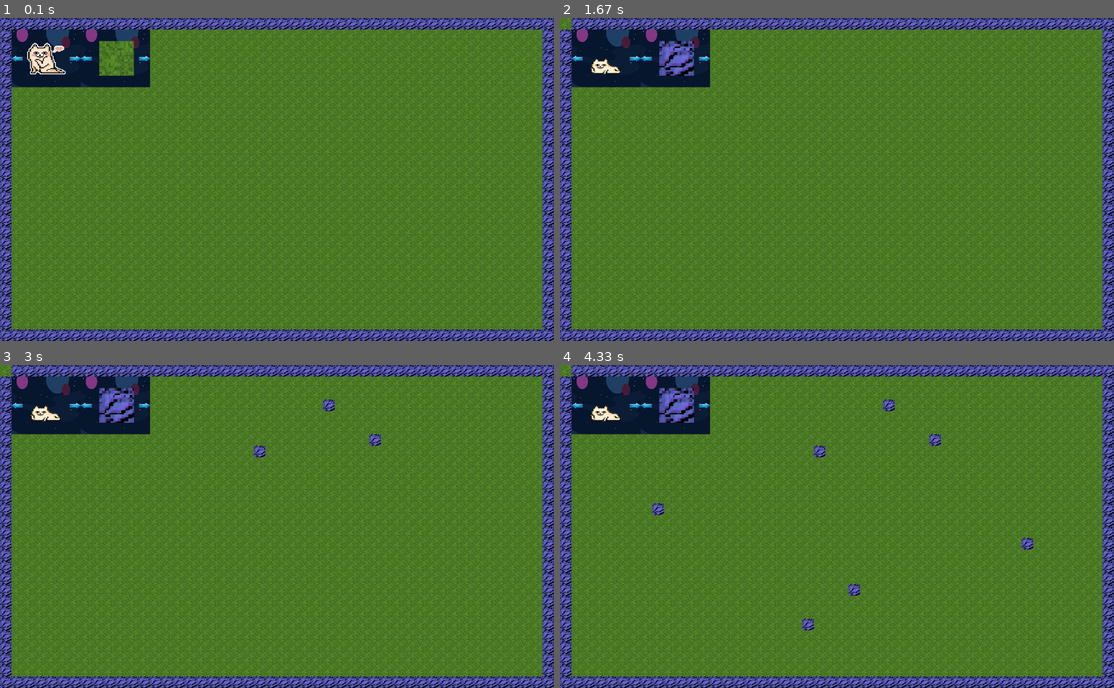
Above: before the commit, frames 1-4 (two rows, left to right).
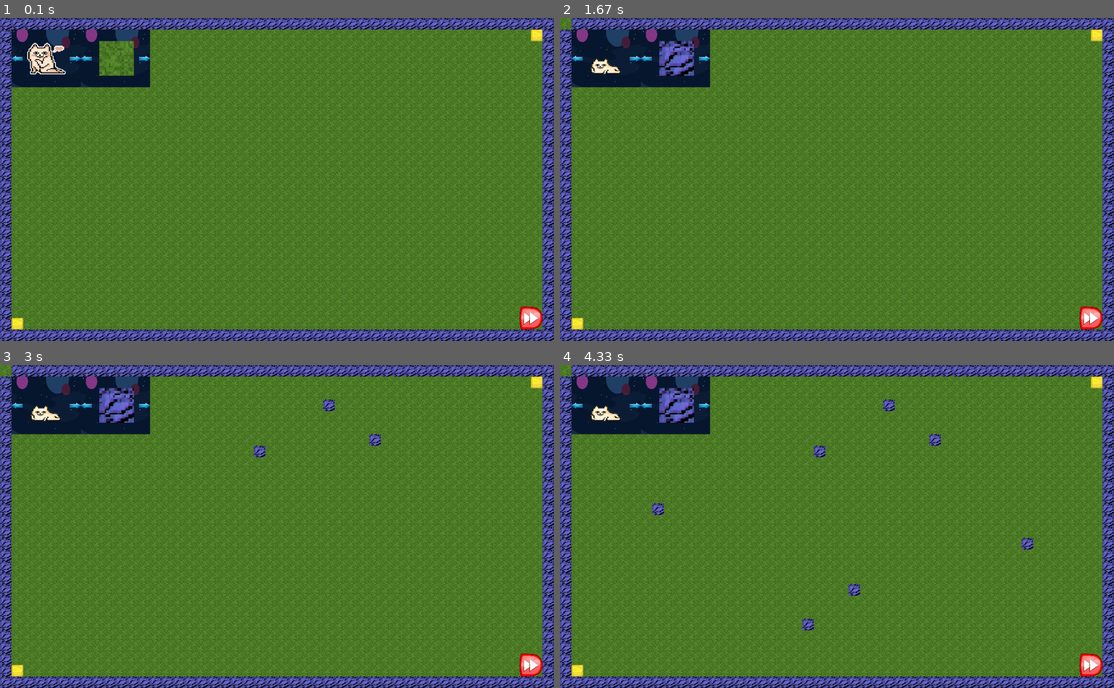
Above: after the commit, the same moments.

Repository: nataliadolina/pygame_project
Game: pygame game, started from game.py
Two runs of this game, one before a commit and one after it. Both use one fixed random seed, a clock stepped at 60 frames per second and the inputs below.
Inputs (mouse positions are in pixels of both pictures, inside the frame that each line leads up to):
- Up to frame 1 (0.1 s): no input
- Up to frame 2 (1.67 s): click (565, 24) at 0.38 s; click (632, 56) at 0.72 s; click (576, 56) at 1.05 s; click (704, 56) at 1.38 s
- Up to frame 3 (3 s): press the mouse at (365, 371) at 1.7 s; move the mouse to (310, 410) at 1.8 s; release the mouse at (254, 448) at 1.93 s; click (88, 403) at 2.05 s; press the mouse at (110, 371) at 2.37 s; move the mouse to (221, 387) at 2.47 s; release the mouse at (332, 406) at 2.6 s; press the mouse at (409, 371) at 2.7 s; move the mouse to (387, 406) at 2.8 s; release the mouse at (371, 442) at 2.93 s
- Up to frame 4 (4.33 s): press the mouse at (809, 371) at 3.03 s; move the mouse to (803, 497) at 3.13 s; release the mouse at (803, 626) at 3.27 s; press the mouse at (670, 371) at 3.37 s; move the mouse to (659, 436) at 3.47 s; release the mouse at (654, 503) at 3.6 s; press the mouse at (897, 371) at 3.7 s; move the mouse to (964, 458) at 3.8 s; release the mouse at (1025, 549) at 3.93 s; press the mouse at (565, 371) at 4.03 s; move the mouse to (709, 478) at 4.13 s; release the mouse at (853, 584) at 4.27 s

The runs differ from the first frame. In frame 1, 0.4% of the frame differs, in the area x 2-98%, y 3-97%; in frame 2, 0.4%; in frame 3, 0.4%; in frame 4, 0.4%.

Commit message:
func StartGame() is ready, but have some problems

Diff:
--- a/game.py
+++ b/game.py
@@ -28,11 +28,14 @@
 
 blocks1 = [pygame.transform.scale(load_image("grass.jpg"), (25, 25)),
            pygame.transform.scale(load_image("block1.jpg"), (25, 25))]
+golden_block = pygame.transform.scale(load_image("goldenblock.png"), (25, 25))
+walls = pygame.sprite.Group()
+st_fin = pygame.sprite.Group()
 
 
 class Blocks(pygame.sprite.Sprite):
-    grass = blocks1[0]
-    wall = blocks1[1]
+    grass, wall = blocks1
+    start_finish = golden_block
 
     def __init__(self, blocks, n1, n2):
         super().__init__(blocks)
@@ -40,13 +43,21 @@
         self.rect = self.image.get_rect()
         self.rect = self.rect.move(25 * n2, 25 * n1)
 
-    def get_event(self, event, block_pic):
+    def get_event(self, event, block_pic, n):
         if self.rect.collidepoint(event.pos):
             self.image = pygame.transform.scale(block_pic, (25, 25))
+            if n == 1:
+                walls.add(self)
+            else:
+                walls.remove(self)
 
     def check_pic(self, k1, k2):
-        if k1 == 0 or k2 == 0 or k1 == y // 25 - 1 or k2 == x // 25 - 1:
+        if k2 == 1 and k1 == y // 25 - 2 or k2 == x // 25 - 2 and k1 == 1:
+            self.image = Blocks.start_finish
+            st_fin.add(self)
+        elif k1 == 0 or k2 == 0 or k1 == y // 25 - 1 or k2 == x // 25 - 1:
             self.image = Blocks.wall
+            walls.add(self)
         else:
             self.image = Blocks.grass
 
@@ -99,8 +110,10 @@
     def get_event(self, event):
         if self.rect.collidepoint(event.pos):
             self.k1 += 1
-            pic = pygame.transform.scale(blocks1[self.k1 % len(blocks1)], (75, 75))
-            return pic
+            n = self.k1 % len(blocks1)
+            pic = pygame.transform.scale(blocks1[n], (75, 75))
+            return pic, n
+        return None, -1
 
 
 class Strelka4(Strelka3):
@@ -114,17 +127,34 @@
     def get_event(self, event):
         if self.rect.collidepoint(event.pos):
             self.k1 -= 1
-            pic = pygame.transform.scale(blocks1[self.k1 % len(blocks1)], (75, 75))
-            return pic
+            n = self.k1 % len(blocks1)
+            pic = pygame.transform.scale(blocks1[n], (75, 75))
+            return pic, n
+        return None, -1
+
+
+class LetsGo(pygame.sprite.Sprite):
+    def __init__(self, group):
+        super().__init__(group)
+        self.image = pygame.transform.scale(load_image('letsgo.png', -1), (50, 50))
+        self.rect = self.image.get_rect()
+        self.rect = self.rect.move(1125, 625)
+
+    def get_event(self, event):
+        if self.rect.collidepoint(event.pos):
+            return True
+        return False
+
+
+blocks = pygame.sprite.Group()
 
 
 def create_level():
-    blocks = pygame.sprite.Group()
-    all_sprites = pygame.sprite.Group()
     strelka1 = pygame.sprite.Group()
     strelka2 = pygame.sprite.Group()
     strelka3 = pygame.sprite.Group()
     strelka4 = pygame.sprite.Group()
+    lets_go = pygame.sprite.Group()
     player = pygame.transform.scale(characters[0], (100, 75))
     block = pygame.transform.scale(blocks1[0], (75, 75))
     for i in range(y // 25):
@@ -134,6 +164,7 @@
     Strelka2(strelka2)
     Strelka3(strelka3)
     Strelka4(strelka4)
+    LetsGo(lets_go)
     flag1, flag2, flag3, flag4 = False, False, False, False
     space_back = pygame.transform.scale(load_image('spacefon.jpg'), (150, 125))
     while True:
@@ -146,6 +177,7 @@
         strelka2.draw(screen)
         strelka3.draw(screen)
         strelka4.draw(screen)
+        lets_go.draw(screen)
         for event in pygame.event.get():
             if event.type == pygame.QUIT:
                 quit()
@@ -164,19 +196,31 @@
                 flag2 = False
                 for i in strelka3:
                     if not flag4:
-                        pic = i.get_event(event)
+                        pic, n = i.get_event(event)
                         if pic is not None:
                             flag3 = True
                 for i in strelka4:
                     if not flag3:
-                        pic = i.get_event(event)
+                        pic, n = i.get_event(event)
                 if pic is not None:
                     block = pic
-                flag3 = False
-                flag4 = False
+                flag3, flag4 = False, False
                 for i in blocks:
-                    i.get_event(event, block)
+                    i.get_event(event, block, n)
+                for i in lets_go:
+                    if i.get_event(event):
+                        return
         pygame.display.flip()
 
 
+def StartGame():
+    screen.fill((0, 0, 0))
+    walls.draw(screen)
+    while True:
+        for event in pygame.event.get():
+            if event.type == pygame.QUIT:
+                quit()
+
+
 create_level()
+StartGame()
Binary file added: data/goldenblock.png
Binary file added: data/letsgo.png
